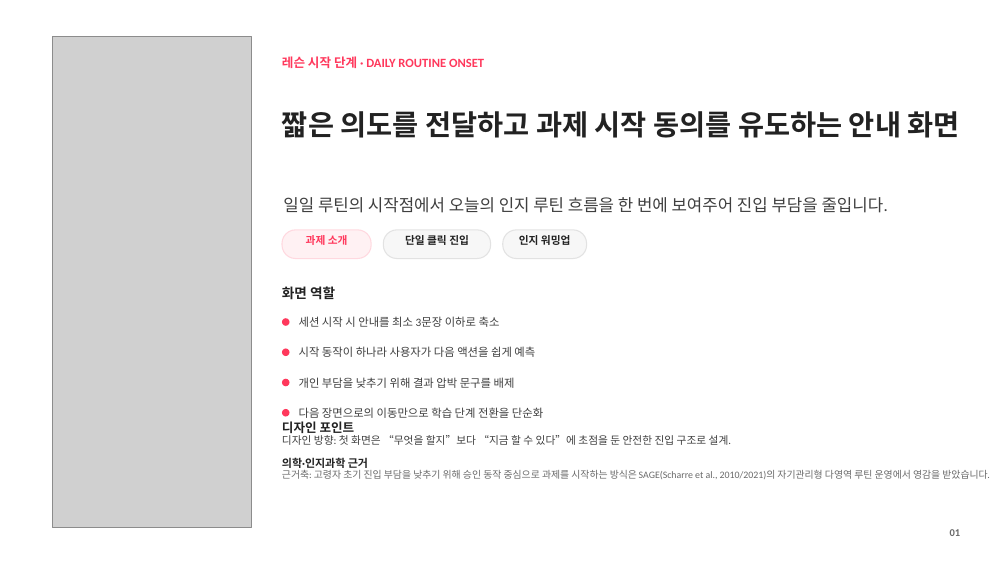
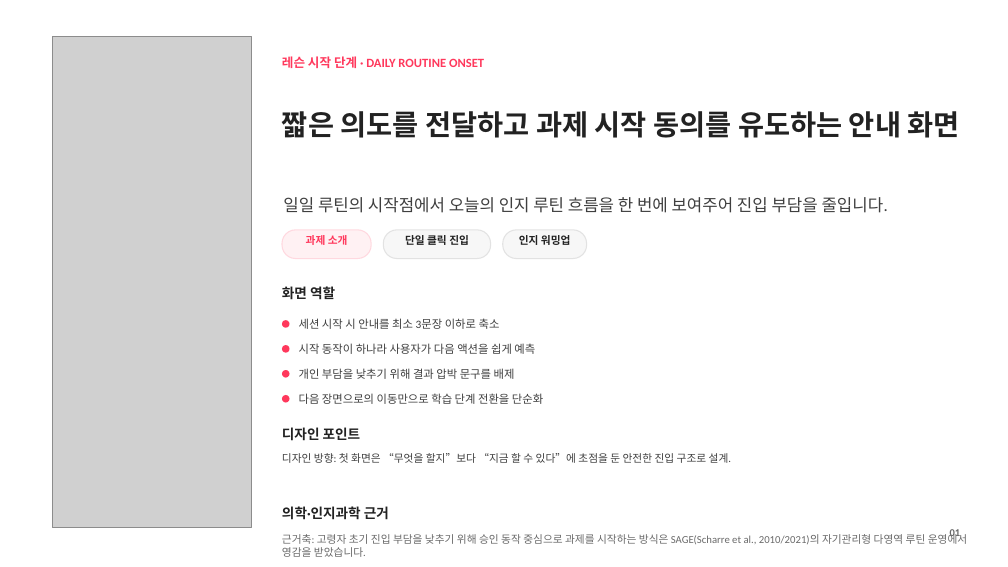
Before and after one commit to hyunjun1121/saerok-memory, a slide deck: slide 1 of 피우다프로젝트/application_assets/mobile_scene_capture_all_language/app_screen_slides_source/output/app_screen_slides.pptx. Drawn at 1008x567 pixels with LibreOffice and Linux fonts; fonts in the diff are those of the drawing; grey boxes stand for pictures. Boxes give left, top, right and bottom in pixels: in the first picture for what was removed or moved away, otherwise in the second. Text is boxed around its words. In the diff, an @@ line names an element or a change of style, - is before the commit and + after.

Commit message:
chore(slides): adjust section spacing and subtitle-body rhythm

```diff
--- a/피우다프로젝트/application_assets/mobile_scene_capture_all_language/app_screen_slides_source/output/app_screen_slides.pptx
+++ b/피우다프로젝트/application_assets/mobile_scene_capture_all_language/app_screen_slides_source/output/app_screen_slides.pptx
@@ ellipse: place and size @@
-ellipse at (282, 379, 290, 386)
+ellipse at (282, 370, 290, 377)
@@ text "개인 부담을 낮추기 위해 결과 ...": place and size @@
-text "개인 부담을 낮추기 위해 결과 ..." at (299, 377, 515, 388)
+text "개인 부담을 낮추기 위해 결과 ..." at (299, 368, 515, 379)
@@ text "다음 장면으로의 이동만으로 학습 단계 ...": place and size @@
-text "다음 장면으로의 이동만으로 학습 단계 ..." at (299, 407, 543, 418)
+text "다음 장면으로의 이동만으로 학습 단계 ..." at (299, 393, 543, 404)
@@ ellipse: place and size @@
-ellipse at (282, 409, 290, 417)
+ellipse at (282, 395, 290, 402)
@@ text "디자인 포인트" at (282, 427, 361, 441): size 12 to 13 pt @@
@@ text "디자인 방향: 첫 화면은 “무엇을 ...": place and size @@
-text "디자인 방향: 첫 화면은 “무엇을 ..." at (282, 435, 731, 445)
+text "디자인 방향: 첫 화면은 “무엇을 ..." at (282, 453, 731, 463)
@@ text "의학·인지과학 근거": place and size @@
-text "의학·인지과학 근거" at (282, 457, 368, 468)
+text "의학·인지과학 근거" at (282, 506, 389, 520)
@@ text "의학·인지과학 근거" at (282, 506, 389, 520): size 10.5 to 13 pt @@
@@ text "근거축: 고령자 초기 진입 부담을 ...": place and size @@
-text "근거축: 고령자 초기 진입 부담을 ..." at (282, 470, 989, 479)
+text "근거축: 고령자 초기 진입 부담을 ..." at (282, 532, 967, 557)
@@ text "근거축: 고령자 초기 진입 부담을 ..." at (282, 532, 967, 557): size 9.4 to 10.2 pt @@
```
Also in this commit, not shown: 23 other slides changed, 1 other file.
